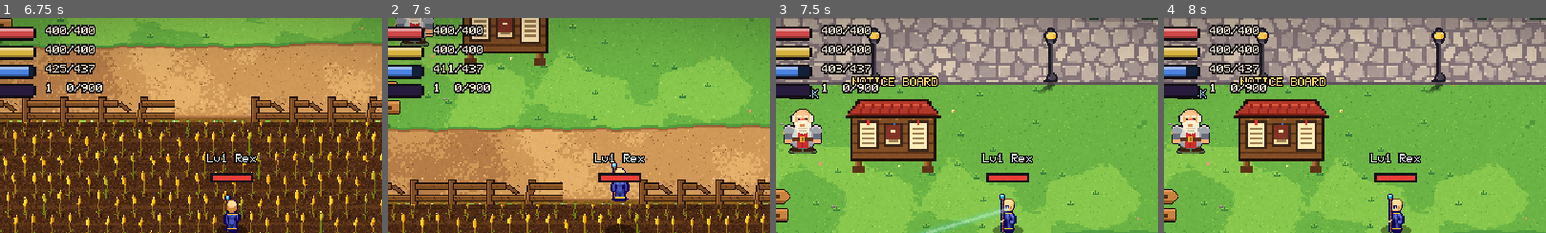
Above: before the commit, frames 1-4 (left to right).
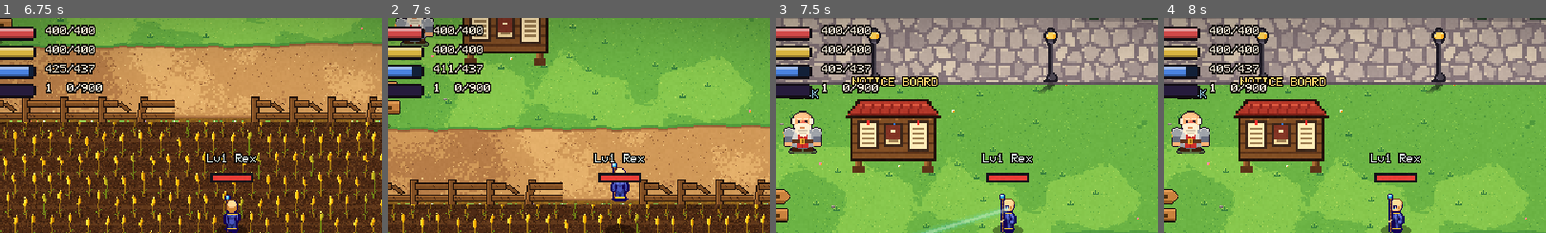
Above: after the commit, the same moments.

Repository: ivymiketwo/Dorkfall
Game: Godot game, scene res://scenes/main.tscn
The game is run twice, just before and just after one commit, with the same random seed, the same clock (stepped at 60 frames per second) and the same inputs.
Inputs (mouse positions are % of the whole screen's width and height, from its top left):
- Up to frame 1 (6.75 s): tap Enter at 0.5 s; drag from (89, 94) to (60, 28) at 0.52 s; drag from (92, 67) to (45, 70) at 1.27 s; move the mouse to (60, 28) at 2.02 s; hold D (move_right) 2.03-2.75 s; hold F (interact) 2.03-2.75 s; drag from (45, 70) to (20, 35) at 2.77 s; move the mouse to (80, 65) at 3.52 s; hold A (move_left) 3.53-4.25 s; hold K (spellbook) 3.53-4.25 s; tap Space (jump) at 3.77, 4.07 s; drag from (20, 35) to (35, 25) at 4.27 s; move the mouse to (55, 50) at 5.02 s; hold S (move_down) 5.03-5.75 s; hold C (stats) 5.03-5.75 s; click (55, 50) at 5.17 s; drag from (35, 25) to (30, 55) at 5.77 s; move the mouse to (72, 45) at 6.52 s; hold W (move_up) from 6.53 s (still down); tap Keypad Enter at 6.6 s
- Up to frame 2 (7 s): keep holding W (move_up); tap Space (jump) at 6.77 s
- Up to frame 3 (7.5 s): tap Space (jump) at 7.07 s; release W (move_up) at 7.25 s; drag from (30, 55) to (12, 6) at 7.27 s
- Up to frame 4 (8 s): no input
The pictures show only the part of the screen within x 20-70%, y 0-50%; the shares and areas given below are measured in that part.

Frame 1 is identical in both runs. In frame 2, 0.2% of the frame differs, in the area x 2-12%, y 0-8%; in frame 3, 0.8%, in the area x 2-12%, y 42-60%; in frame 4, 0.8%.

Commit message:
Luck idle: bob downward only so hands are not duplicated
Co-Authored-By: Claude Sonnet 5.5 <noreply@anthropic.com>
Claude-Session: https://claude.ai/code/session_01UyEsHhhwY5pbE3D4yW6PxM

Diff:
--- a/scripts/luck.gd
+++ b/scripts/luck.gd
@@ -10,7 +10,7 @@
 
 const BOB_PERIOD := 0.6        ## seconds per up/down step
 const SPLIT_ROW := 32          ## art row where the upper body ends (below the belt and hands)
-const OVERLAP := 4             ## rows the legs sprite shares with the upper body, so the seam never opens
+const OVERLAP := 0             ## rows shared by both halves (none: the upper body only ever moves down over the legs, so no seam opens)
 
 var _near := false
 var _upper: Sprite2D
@@ -44,7 +44,7 @@
 func _process(delta: float) -> void:
 	_bob += delta
 	if _upper:
-		_upper.position.y = -1.0 if int(_bob / BOB_PERIOD) % 2 == 0 else 0.0
+		_upper.position.y = 0.0 if int(_bob / BOB_PERIOD) % 2 == 0 else 1.0
 	var player := Players.local(get_tree())
 	var near := player != null and global_position.distance_to(player.global_position) <= interact_range
 	if near != _near:
